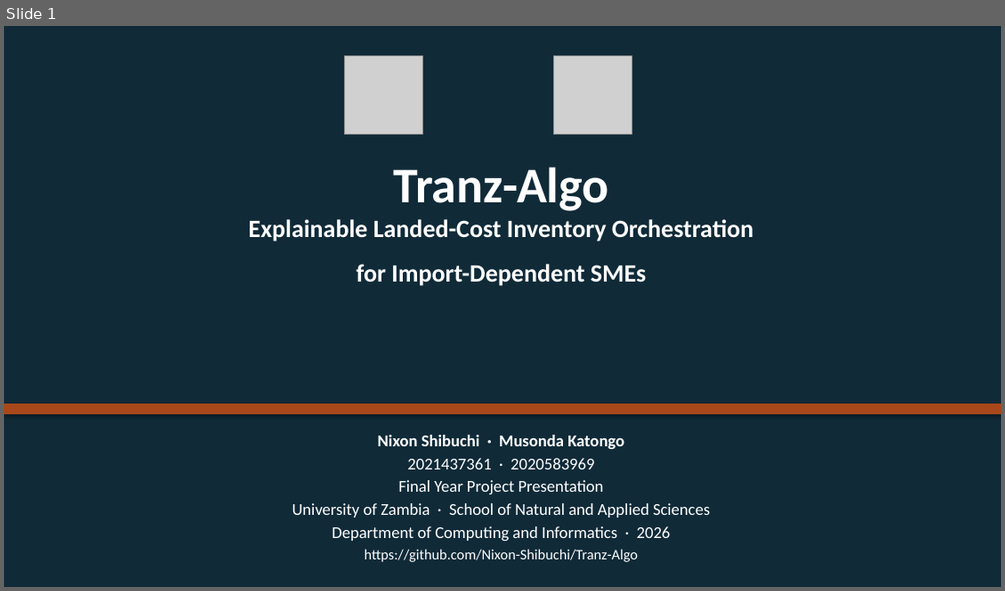
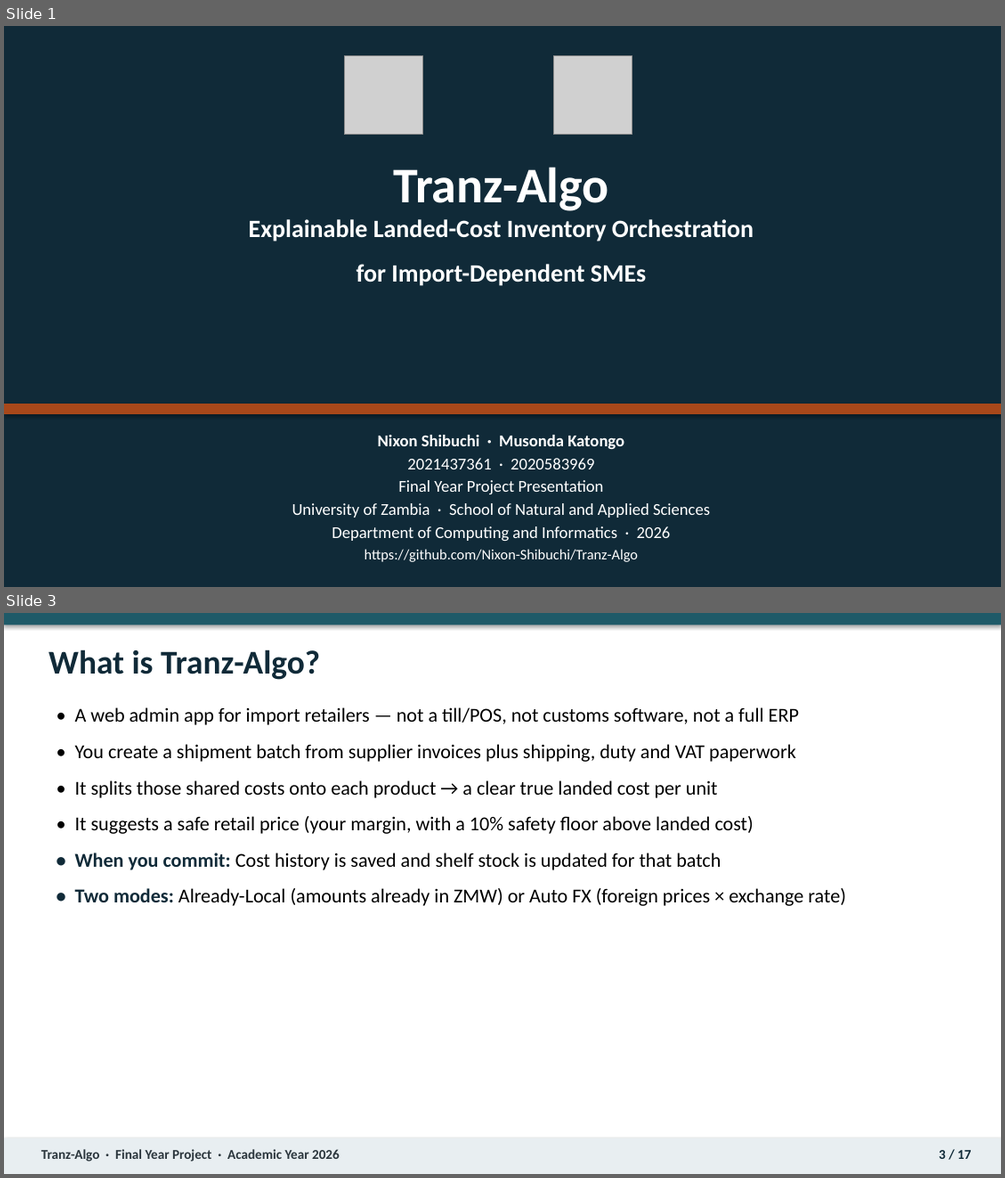
Before and after one commit to Nixon-Shibuchi/Tranz-Algo, a slide deck: docs/report/Tranz-Algo_Final_Year_Project_Presentation_2026.pptx. Shown one above the other, each under a label of ours: slide 1 before the commit, slides 1 and 3 after it; the slides between them are not shown. The pictures are 1005x591 and 1005x1178 pixels, drawn with LibreOffice and Linux fonts; fonts in the diff are those of the drawing; grey boxes stand for pictures. Boxes give left, top, right and bottom in pixels: in the first picture for what was removed or moved away, otherwise in the second. Text is boxed around its words. In the diff, an @@ line names an element or a change of style, - is before the commit and + after.

```diff
--- a/docs/report/Tranz-Algo_Final_Year_Project_Presentation_2026.pptx
+++ b/docs/report/Tranz-Algo_Final_Year_Project_Presentation_2026.pptx
@@ slide 3 added at box(4, 613, 1001, 1174), background #FFFFFF @@
@@ rectangle added at box(4, 613, 1001, 625), fill #1F5A68 @@
@@ text added at box(48, 649, 320, 680), 32 pt, text #102A38, bold @@
+What is Tranz-Algo?
@@ text added at box(75, 707, 846, 906), 19 pt, text #000000 @@
+• A web admin app for import retailers — not a till/POS, not customs software, not a full ERP
+• You create a shipment batch from supplier invoices plus shipping, duty and VAT paperwork
+• It splits those shared costs onto each product → a clear true landed cost per unit
+• It suggests a safe retail price (your margin, with a 10% safety floor above landed cost)
+• When you commit: Cost history is saved and shelf stock is updated for that batch
+• Two modes: Already-Local (amounts already in ZMW) or Auto FX (foreign prices × exchange rate)
@@ rectangle added at box(4, 1138, 1001, 1174), fill #E8EEF1 @@
@@ text added at box(41, 1149, 340, 1161), 13 pt, text #2A353C, bold @@
+Tranz-Algo · Final Year Project · Academic Year 2026
@@ text added at box(938, 1150, 971, 1159), 13 pt, text #102A38, bold @@
+3 / 17
```
Also in this commit, not shown: 14 slides changed, 39 other files.
